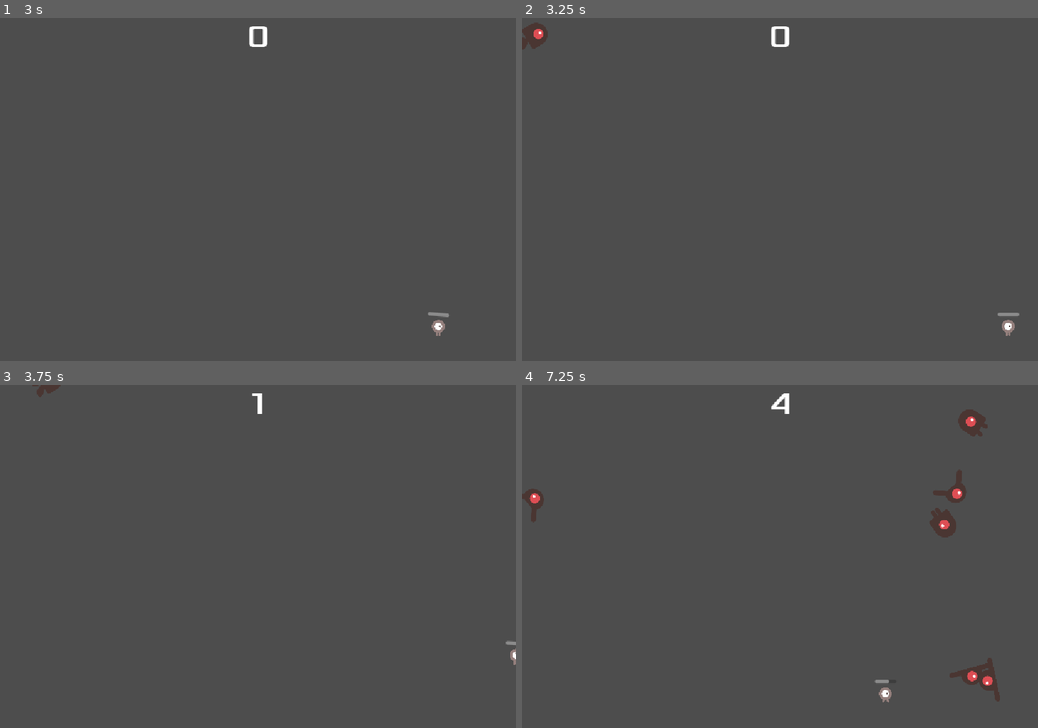
Above: before the commit, frames 1-4 (two rows, left to right).
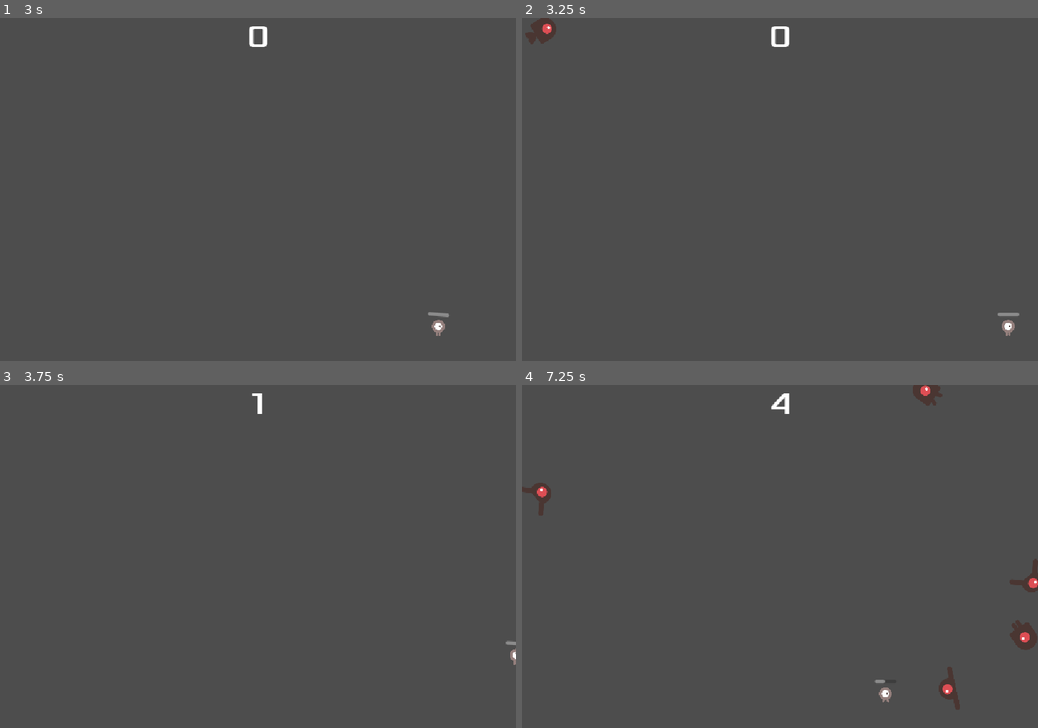
Above: after the commit, the same moments.

Repository: Maciekm1/game5
Game: Godot game, scene res://scenes/main.tscn
Two runs of this game, one before a commit and one after it. Both use one fixed random seed, a clock stepped at 60 frames per second and the inputs below.
Inputs:
- Up to frame 1 (3 s): click "Start" at 0.5 s; tap Enter at 1.25 s; hold D (move_right) 1.28-2.03 s; tap Y (heal) at 1.35, 2.85 s; hold S (move_down) 2.03-2.78 s; tap T (take_damage) at 2.1 s; hold D (move_right) from 2.78 s (still down)
- Up to frame 2 (3.25 s): keep holding D (move_right)
- Up to frame 3 (3.75 s): release D (move_right) at 3.53 s; hold Up (move_up) from 3.53 s (still down); tap T (take_damage) at 3.6 s
- Up to frame 4 (7.25 s): release Up (move_up) at 4.28 s; hold A (move_left) 4.28-5.78 s; tap Y (heal) at 4.35, 5.85 s; tap T (take_damage) at 5.1, 6.6 s; hold S (move_down) 5.78-6.53 s; hold D (move_right) from 6.53 s (still down)

Frame 1 is identical in both runs. In frame 2, 0.3% of the frame differs, in the area x 0-7%, y 0-10%; in frame 3, less than 0.1%; in frame 4, 2.6%, in the area x 0-100%, y 0-95%.

Commit message:
add Global stats

Diff:
--- a/scenes/globals.gd
+++ b/scenes/globals.gd
@@ -1,8 +1,8 @@
 extends Node
 
-var player_speed: int
-var enemy_speed_min: int
-var enemy_speed_max: int
+var player_speed: float
+var enemy_speed_min: float
+var enemy_speed_max: float
 var enemy_spawn_rate: int
 
 func _ready() -> void:
--- a/scenes/main.gd
+++ b/scenes/main.gd
@@ -45,7 +45,7 @@
 		mob.rotation = direction
 
 		# Choose the velocity for the mob.
-		var velocity = Vector2(randf_range(150.0, 250.0), 0.0)
+		var velocity = Vector2(randf_range(Globals.enemy_speed_min, Globals.enemy_speed_max), 0.0)
 		mob.linear_velocity = velocity.rotated(direction)
 
 		# Spawn the mob by adding it to the Main scene.
--- a/scenes/player.gd
+++ b/scenes/player.gd
@@ -1,6 +1,5 @@
-extends Area2D
+class_name Player extends Area2D
 
-@export var speed = 400
 @export var health_component: HealthComponent
 @export var bullet_scene: Bullet
 var screen_size
@@ -30,7 +29,7 @@
 		health_component.heal(1)
 
 	if vel.length() > 0:
-		vel = vel.normalized() * speed
+		vel = vel.normalized() * Globals.player_speed
 		$AnimatedSprite2D.play()
 	else:
 		$AnimatedSprite2D.stop()
